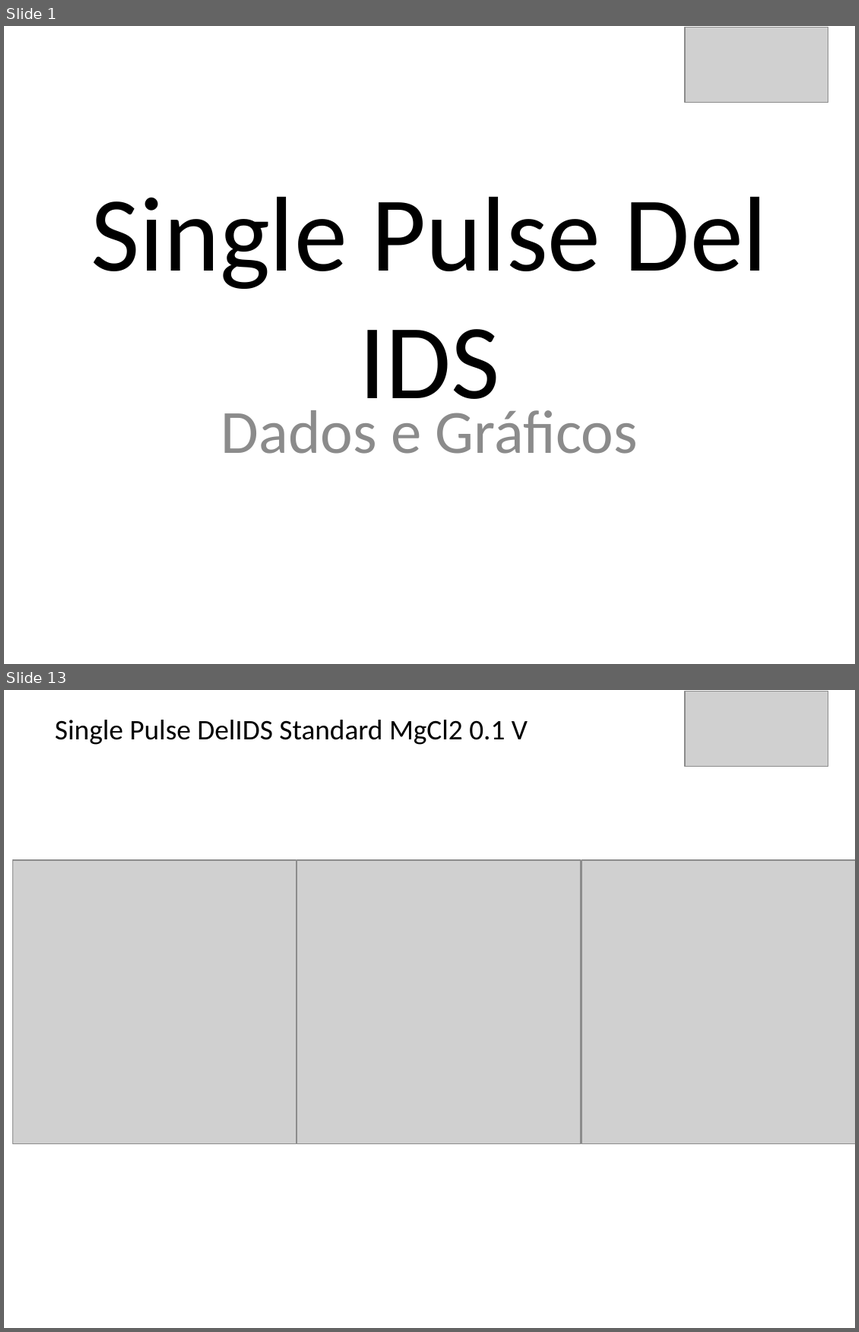
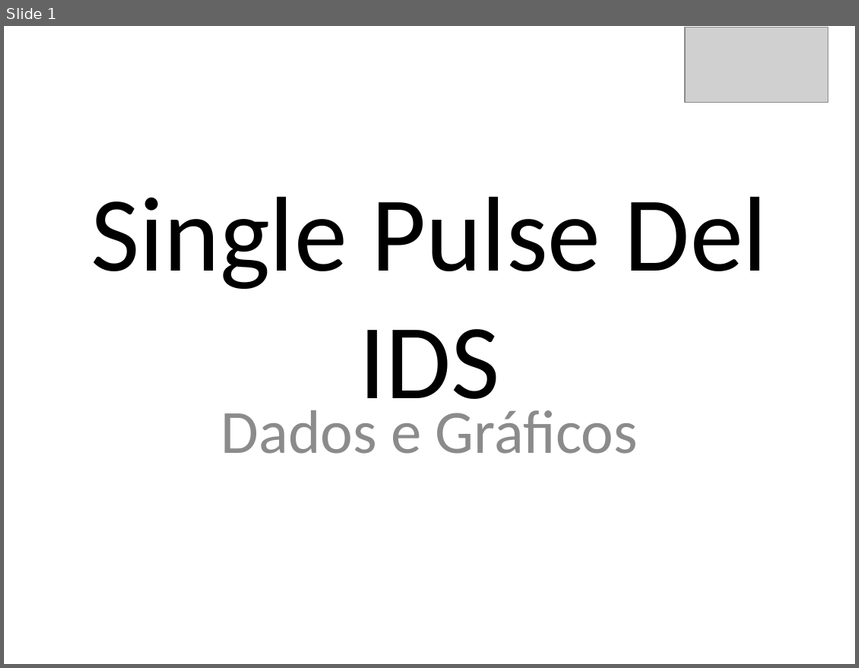
Before and after one commit to Piadista/EGT_data_analysis, a slide deck: Template/Del IDS Single Pulse.pptx. Shown one above the other, each under a label of ours: slides 1 and 13 before the commit, slide 1 after it; the slides between them are not shown. The pictures are 859x1332 and 859x668 pixels, drawn with LibreOffice and Linux fonts; fonts in the diff are those of the drawing; grey boxes stand for pictures. Boxes give left, top, right and bottom in pixels: in the first picture for what was removed or moved away, otherwise in the second. Text is boxed around its words. In the diff, an @@ line names an element or a change of style, - is before the commit and + after.

Commit message:
Del single pptx arrumado

```diff
--- a/Template/Del IDS Single Pulse.pptx
+++ b/Template/Del IDS Single Pulse.pptx
@@ slide 13 removed at (4, 690, 855, 1328), background #FFFFFF @@
@@ picture removed at (685, 691, 829, 767) @@
@@ text removed at (55, 720, 528, 745) @@
-Single Pulse DelIDS Standard MgCl2 0.1 V
@@ picture removed at (12, 860, 296, 1144) @@
@@ picture removed at (297, 860, 580, 1144) @@
@@ picture removed at (582, 860, 855, 1144) @@
```
Also in this commit, not shown: 8 slides changed, 7 other slides removed, 7 other files.
